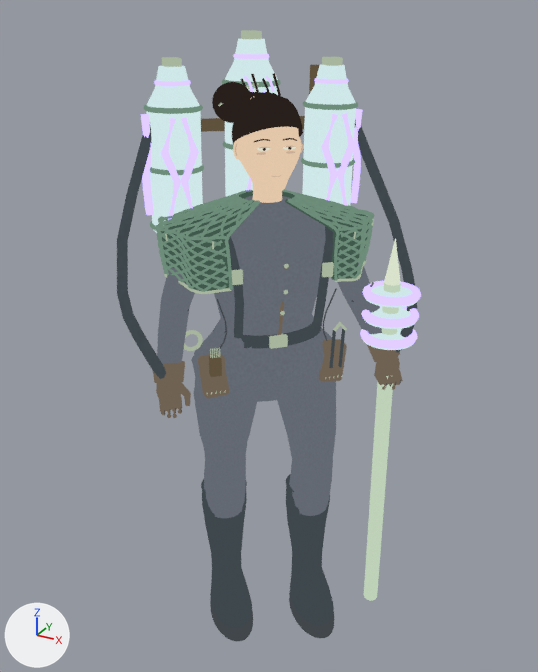
Before and after pictures for a commit that changed the Blender file art/blender/characters/gresille.blend.
Before and after are seen from a camera (50 mm lens) standing at (0.767, -1.382, 1.504) and looking at (0.002, 0.008, 0.809). Every picture has the same lights, and +X, +Y and +Z are marked at lower left. The first picture is the older version.
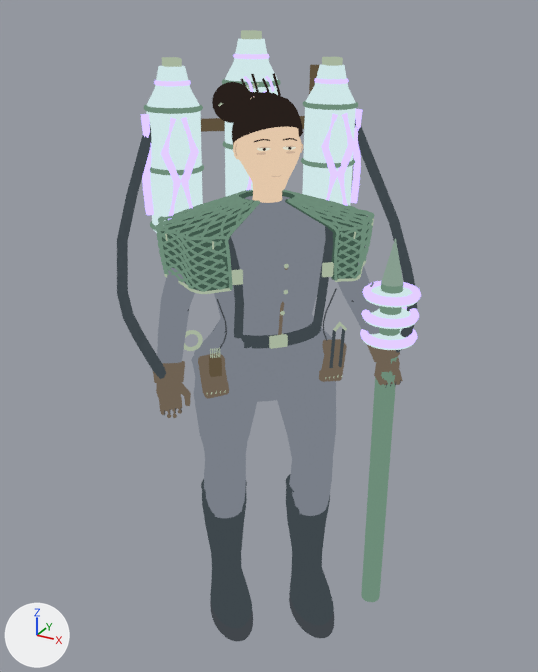
The change, as a diff of the scene's bpy script:
```diff
--- a/art/blender/characters/gresille.blend.py
+++ b/art/blender/characters/gresille.blend.py
@@ mat_grésille___laine_mouillée @@
 n2 = _N.new('ShaderNodeValToRGB'); n2.name = 'CEL tones'
 while len(n2.color_ramp.elements) > 1: n2.color_ramp.elements.remove(n2.color_ramp.elements[-1])
-n2.color_ramp.elements[0].position = 0.0; n2.color_ramp.elements[0].color = (0.0382, 0.0452, 0.0595, 1.0)
-_e = n2.color_ramp.elements.new(0.34); _e.color = (0.0685, 0.0782, 0.0976, 1.0)
-_e = n2.color_ramp.elements.new(0.7); _e.color = (0.144, 0.162, 0.195, 1.0)
+n2.color_ramp.elements[0].position = 0.0; n2.color_ramp.elements[0].color = (0.0782, 0.0887, 0.107, 1.0)
+_e = n2.color_ramp.elements.new(0.34); _e.color = (0.102, 0.112, 0.133, 1.0)
+_e = n2.color_ramp.elements.new(0.7); _e.color = (0.195, 0.216, 0.254, 1.0)
 n2.inputs[0].default_value = 0.7  # 'Factor'
@@ mat_grésille___laine_mouillée @@
 n4 = _N.new('ShaderNodeMapRange'); n4.name = 'Map Range'
-n4.inputs[3].default_value = 0.72  # 'To Min'
+n4.inputs[3].default_value = 0.94  # 'To Min'
 n4.inputs[4].default_value = 1.02  # 'To Max'
@@ mat_grésille___cuivre_vert_de_gris_001 @@
 n2 = _N.new('ShaderNodeValToRGB'); n2.name = 'CEL tones'
 while len(n2.color_ramp.elements) > 1: n2.color_ramp.elements.remove(n2.color_ramp.elements[-1])
-n2.color_ramp.elements[0].position = 0.0; n2.color_ramp.elements[0].color = (0.125, 0.238, 0.175, 1.0)
-_e = n2.color_ramp.elements.new(0.34); _e.color = (0.323, 0.509, 0.407, 1.0)
-_e = n2.color_ramp.elements.new(0.7); _e.color = (0.552, 0.687, 0.515, 1.0)
+n2.color_ramp.elements[0].position = 0.0; n2.color_ramp.elements[0].color = (0.0343, 0.0762, 0.0513, 1.0)
+_e = n2.color_ramp.elements.new(0.34); _e.color = (0.0782, 0.147, 0.112, 1.0)
+_e = n2.color_ramp.elements.new(0.7); _e.color = (0.162, 0.283, 0.205, 1.0)
 n2.inputs[0].default_value = 0.7  # 'Factor'
@@ mat_grésille___cuivre_frotté_001 @@
 n2 = _N.new('ShaderNodeValToRGB'); n2.name = 'CEL tones'
 while len(n2.color_ramp.elements) > 1: n2.color_ramp.elements.remove(n2.color_ramp.elements[-1])
-n2.color_ramp.elements[0].position = 0.0; n2.color_ramp.elements[0].color = (0.191, 0.319, 0.254, 1.0)
-_e = n2.color_ramp.elements.new(0.34); _e.color = (0.456, 0.597, 0.515, 1.0)
-_e = n2.color_ramp.elements.new(0.7); _e.color = (0.745, 0.815, 0.644, 1.0)
+n2.color_ramp.elements[0].position = 0.0; n2.color_ramp.elements[0].color = (0.0782, 0.147, 0.112, 1.0)
+_e = n2.color_ramp.elements.new(0.34); _e.color = (0.162, 0.283, 0.205, 1.0)
+_e = n2.color_ramp.elements.new(0.7); _e.color = (0.258, 0.366, 0.296, 1.0)
 n2.inputs[0].default_value = 0.7  # 'Factor'
@@ me_short_rod_bronze @@
 # used by ob_short_rod_bronze; parent = ob_short_rod_right_socket; location = (0.0, 0.0, 0.0)
-me_short_rod_bronze.from_pydata(...)  # 24 vertices, 14 faces; spans x -0.018..0.018, y -0.018..0.018, z -0.7..0.18
+me_short_rod_bronze.from_pydata(...)  # 24 vertices, 14 faces; spans x -0.024..0.024, y -0.024..0.024, z -0.7..0.18
+# me_short_rod_bronze part 1: the whole mesh is scaled about its middle by (1.33, 1.33, 1)
 me_short_rod_bronze.materials.append(mat_grésille___cuivre_vert_de_gris_001)
@@ me_polished_point @@
 # used by ob_polished_point; parent = ob_short_rod_right_socket; location = (0.0, 0.0, 0.0)
-me_polished_point.from_pydata(...)  # 24 vertices, 14 faces; spans x -0.018..0.018, y -0.018..0.018, z 0.18..0.28
+me_polished_point.from_pydata(...)  # 24 vertices, 14 faces; spans x -0.024..0.024, y -0.024..0.024, z 0.18..0.28
+# me_polished_point part 2: all 12 vertices in x -0.018..0.018, y -0.018..0.018, z 0.18 are scaled about their middle by (1.33, 1.33, 1)
 me_polished_point.materials.append(mat_grésille___cuivre_frotté_001)
```

Pixel boxes (x1, y1, x2, y2) of what changed, in the pictures (538 x 672 px; the box of a moved part takes in the faces that stretch with it):
'Veste de laine cintrée', recoloured: (196, 196, 330, 383) in both
'Short_rod_bronze', recoloured, rescaled (13% wider): before (364, 283, 401, 601); after (361, 283, 403, 602)
'Femur1', recoloured: (277, 372, 336, 468) in both
'Femur-1', recoloured: (191, 356, 257, 470) in both
'Calf-1', recoloured: (204, 463, 246, 518) in both
'Calf1', recoloured: (289, 460, 333, 516) in both
'Bassin féminin / pantalon ajusté', recoloured: (194, 315, 332, 402) in both
'Sleeve_fore-1', recoloured: (157, 301, 190, 363) in both
'Revers laine cassé', recoloured: (244, 216, 274, 262) in both
'Revers laine cassé.001', recoloured: (288, 215, 318, 261) in both
'Sleeve_fore1', recoloured: (344, 291, 380, 334) in both
'Sleeve_upper-1', recoloured: (161, 268, 195, 307) in both
'Polished_point', recoloured, reshaped (28% wider): before (384, 238, 401, 286); after (381, 238, 403, 287)
'Sleeve_upper1', recoloured: (338, 266, 370, 296) in both
'Knee_join-1', recoloured: (207, 459, 246, 474) in both
'Knee_join1', recoloured: (294, 460, 333, 472) in both
'Plis de coude.002', recoloured: (163, 295, 188, 305) in both
'Plis de coude.005', recoloured: (352, 282, 374, 292) in both
'Elbow_join1', recoloured: (345, 288, 364, 297) in both
'Plis de coude.001', recoloured: (163, 302, 189, 309) in both
'Elbow_join-1', recoloured: (161, 298, 175, 302) in both
part 2 of me_polished_point, moved or reshaped: before (384, 239, 401, 286); after (381, 239, 403, 287)
